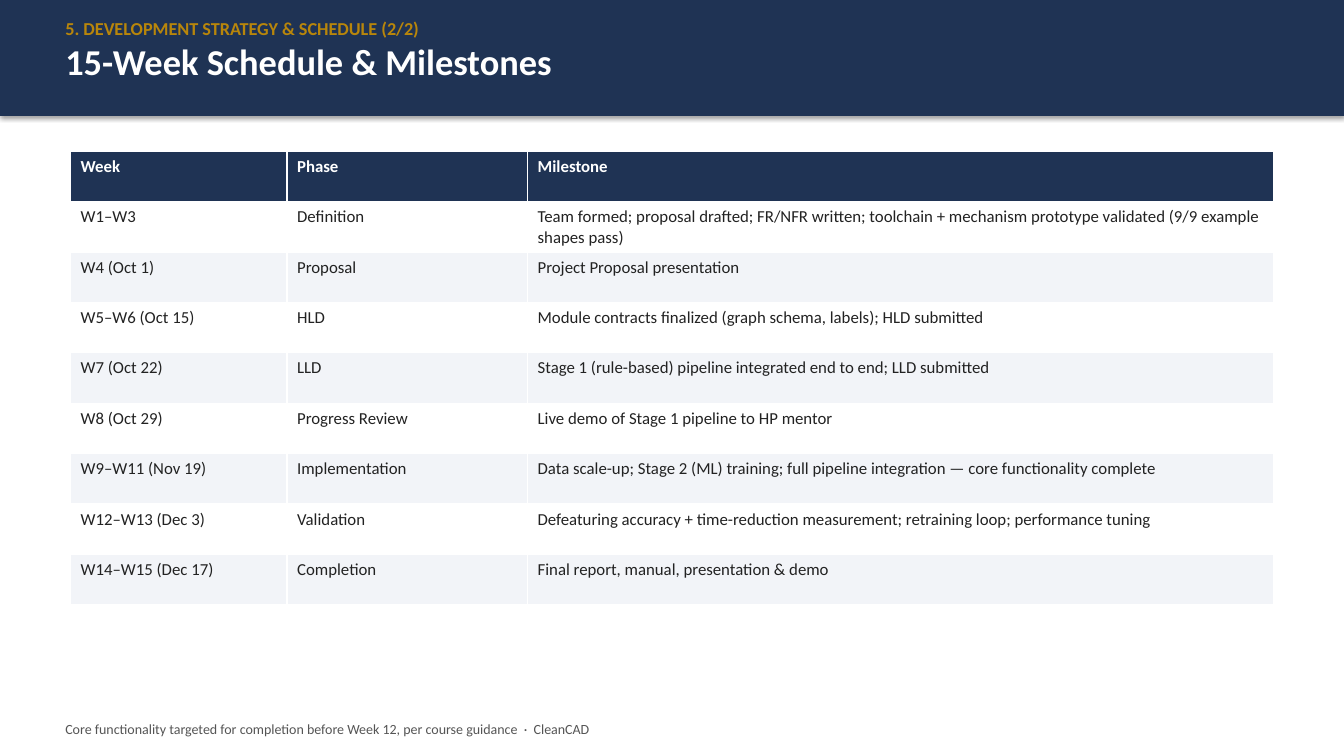
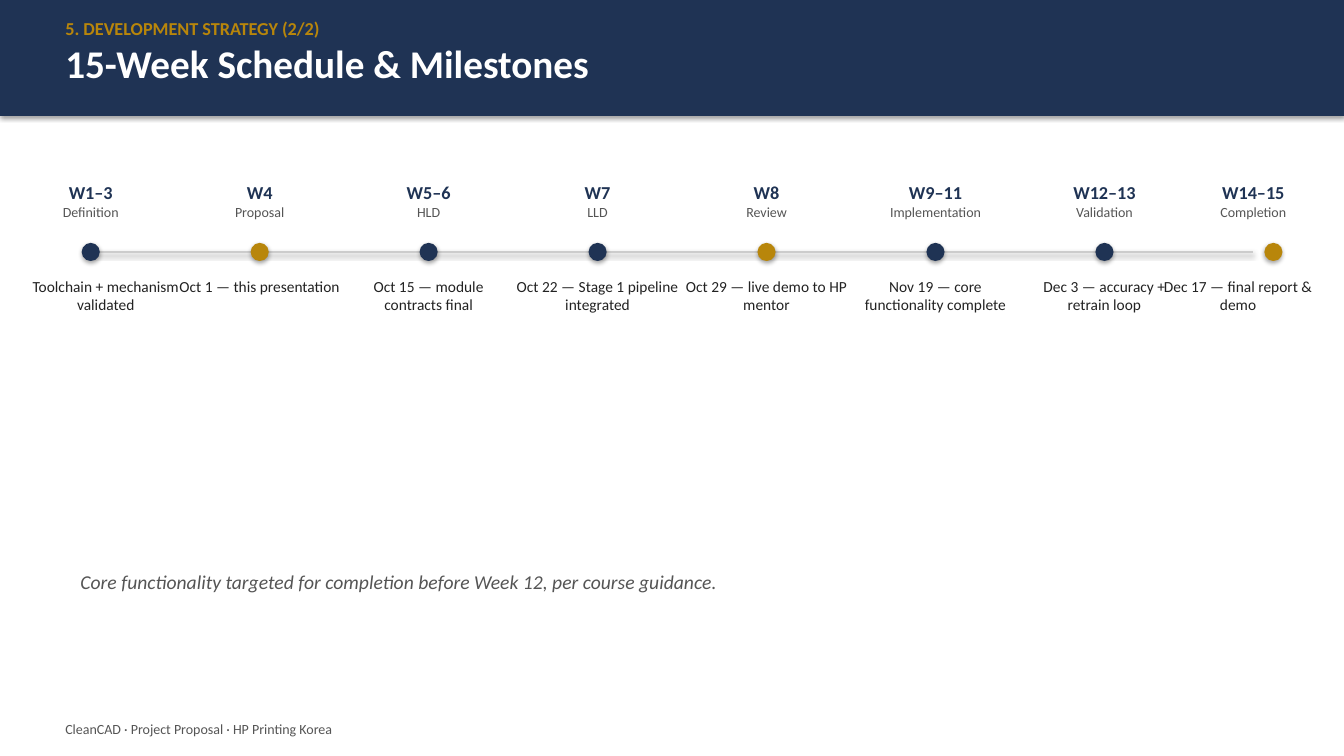
Before and after one commit to Junoh-Lee111/CapstoneProject-HP-Mold-Part-Defeaturing, a slide deck: slide 13 of docs/Project_Proposal.pptx (slide 12 before the commit). Drawn at 1344x756 pixels with LibreOffice and Linux fonts; fonts in the diff are those of the drawing. Boxes give left, top, right and bottom in pixels: in the first picture for what was removed or moved away, otherwise in the second. Text is boxed around its words. In the diff, an @@ line names an element or a change of style, - is before the commit and + after.

```diff
--- a/docs/Project_Proposal.pptx
+++ b/docs/Project_Proposal.pptx
@@ text at bbox=[65, 22, 320, 38]: text changed @@
-5. DEVELOPMENT STRATEGY & SCHEDULE (2/2)
+5. DEVELOPMENT STRATEGY (2/2)
@@ text at bbox=[65, 50, 589, 79]: size 26 to 28 pt in "15-Week Schedule & Milestones" @@
@@ table removed at bbox=[71, 151, 1274, 605], 9 rows, 3 columns @@
-Week | Phase | Milestone
-W1–W3 | Definition | Team formed; proposal drafted; FR/NFR written; toolchain + mechanism prototype validated (9/9 example shapes pass)
-W4 (Oct 1) | Proposal | Project Proposal presentation
-W5–W6 (Oct 15) | HLD | Module contracts finalized (graph schema, labels); HLD submitted
-W7 (Oct 22) | LLD | Stage 1 (rule-based) pipeline integrated end to end; LLD submitted
-W8 (Oct 29) | Progress Review | Live demo of Stage 1 pipeline to HP mentor
-W9–W11 (Nov 19) | Implementation | Data scale-up; Stage 2 (ML) training; full pipeline integration — core functionality complete
-W12–W13 (Dec 3) | Validation | Defeaturing accuracy + time-reduction measurement; retraining loop; performance tuning
-W14–W15 (Dec 17) | Completion | Final report, manual, presentation & demo
@@ text added at bbox=[63, 187, 119, 217], 10 pt, text #555555 @@
+W1–3
+Definition
@@ text added at bbox=[235, 187, 284, 220], 10 pt, text #555555 @@
+W4
+Proposal
@@ text added at bbox=[407, 186, 451, 217], 13 pt, text #1F3354, bold @@
+W5–6
+HLD
@@ text added at bbox=[585, 187, 611, 217], 10 pt, text #555555 @@
+W7
+LLD
@@ text added at bbox=[746, 186, 787, 217], 10 pt, text #555555 @@
+W8
+Review
@@ text added at bbox=[890, 187, 981, 219], 10 pt, text #555555 @@
+W9–11
+Implementation
@@ text added at bbox=[1073, 187, 1135, 217], 10 pt, text #555555 @@
+W12–13
+Validation
@@ text added at bbox=[1220, 187, 1286, 219], 10 pt, text #555555 @@
+W14–15
+Completion
@@ ellipse added at bbox=[82, 243, 100, 261], fill #1F3354 @@
@@ line added from (91, 252) to (1253, 252), #CCCCCC 2 pt @@
@@ ellipse added at bbox=[251, 243, 269, 261], fill #B8860B @@
@@ ellipse added at bbox=[419, 243, 438, 261], fill #1F3354 @@
@@ ellipse added at bbox=[589, 243, 607, 261], fill #1F3354 @@
@@ ellipse added at bbox=[757, 243, 775, 261], fill #B8860B @@
@@ ellipse added at bbox=[927, 243, 945, 261], fill #1F3354 @@
@@ ellipse added at bbox=[1096, 243, 1114, 261], fill #1F3354 @@
@@ ellipse added at bbox=[1264, 243, 1282, 261], fill #B8860B @@
@@ text added at bbox=[33, 281, 179, 310], 11 pt, text #222222 @@
+Toolchain + mechanism validated
@@ text added at bbox=[179, 281, 340, 295], 11 pt, text #222222 @@
+Oct 1 — this presentation
@@ text added at bbox=[374, 281, 484, 310], 11 pt, text #222222 @@
+Oct 15 — module contracts final
@@ text added at bbox=[517, 281, 678, 313], 11 pt, text #222222 @@
+Oct 22 — Stage 1 pipeline integrated
@@ text added at bbox=[686, 281, 847, 310], 11 pt, text #222222 @@
+Oct 29 — live demo to HP mentor
@@ text added at bbox=[865, 282, 1006, 313], 11 pt, text #222222 @@
+Nov 19 — core functionality complete
@@ text added at bbox=[1043, 282, 1153, 313], 11 pt, text #222222 @@
+Dec 3 — accuracy + retrain loop
@@ text added at bbox=[1164, 281, 1298, 310], 11 pt, text #222222 @@
+Dec 17 — final report & demo
@@ text at bbox=[80, 575, 716, 593]: text changed; size 10 to 14 pt; italic on @@
-Core functionality targeted for completion before Week 12, per course guidance · CleanCAD
+Core functionality targeted for completion before Week 12, per course guidance.
@@ text added at bbox=[65, 724, 332, 737], 10 pt, text #555555 @@
+CleanCAD · Project Proposal · HP Printing Korea
```
Also in this commit, not shown: 15 other slides changed, 1 slide added, 6 other files.
